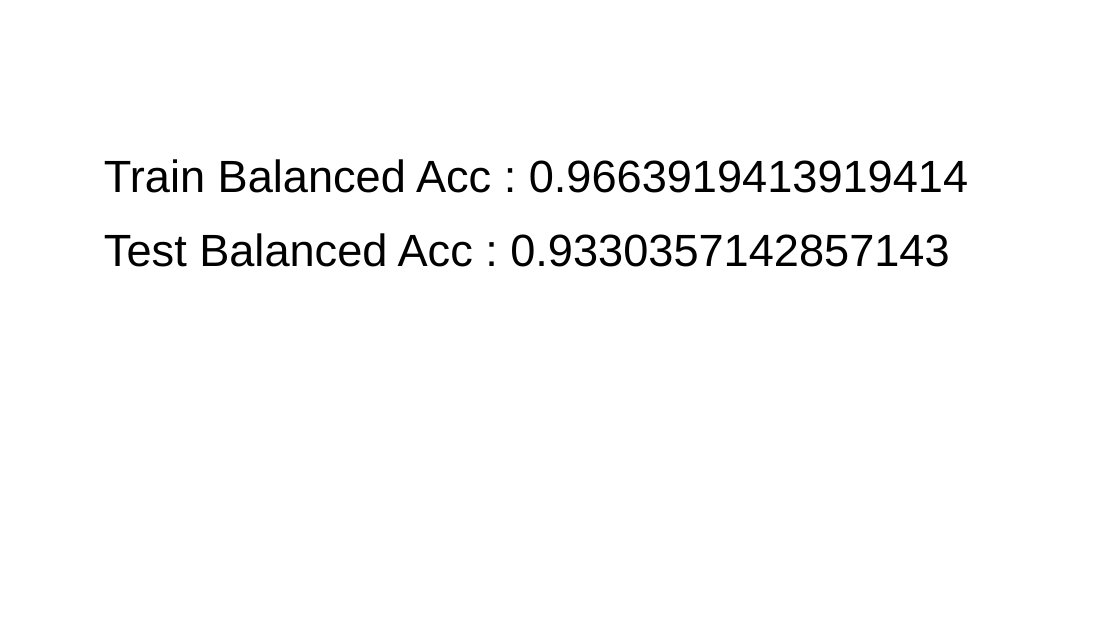
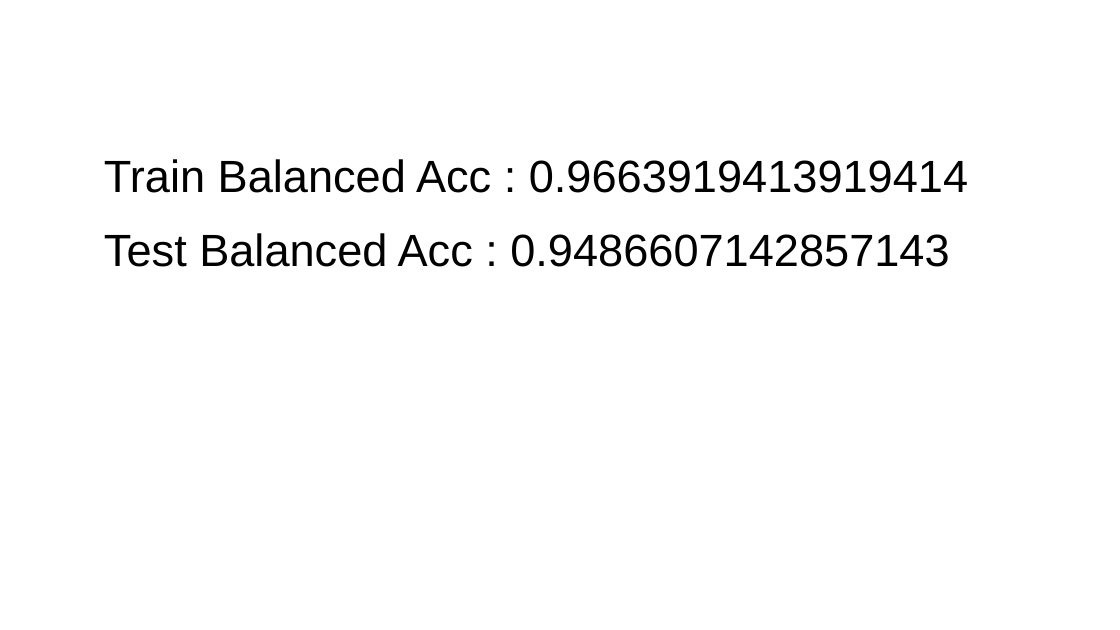
Before and after one commit to MathieuGig/Predict_Resistance_FKS1_GigM, a slide deck: slide 3 of Hyperparams_hunt.odp (slide 7 before the commit). Drawn at 1120x630 pixels with LibreOffice and Linux fonts; fonts in the diff are those of the drawing. Boxes give left, top, right and bottom in pixels: in the first picture for what was removed or moved away, otherwise in the second. Text is boxed around its words. In the diff, an @@ line names an element or a change of style, - is before the commit and + after.

```diff
--- a/Hyperparams_hunt.odp
+++ b/Hyperparams_hunt.odp
@@ text at [104, 233, 949, 267]: text changed @@
-Test Balanced Acc : 0.9330357142857143
+Test Balanced Acc : 0.9486607142857143
```
Also in this commit, not shown: 4 other slides changed, 11 slides removed, 15 other files.
